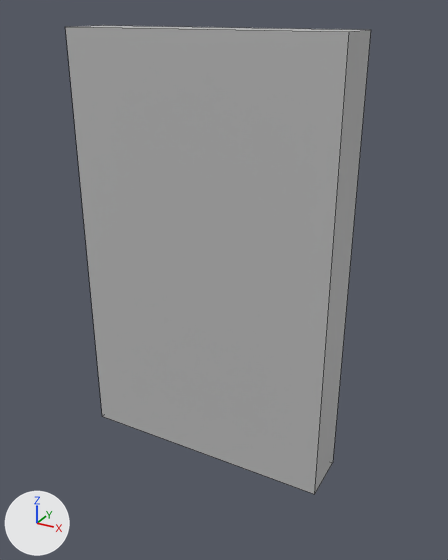
Renders of the FBX model Havoc Hotel/Assets/HavocHotel/Meshes/Window_001_Single.fbx from each side of a commit.
Before and after are seen from a camera (50 mm lens) standing at (1.073, -1.841, 1.861) and looking at (0.04, 0.036, 0.922). Arrows for +X, +Y and +Z are at lower left; the lights stay in place. Mesh edges are drawn as thin lines. Where no turn or scale is listed for an object, it has been applied to the vertices.

The first picture shows 'Window_001_Single'.
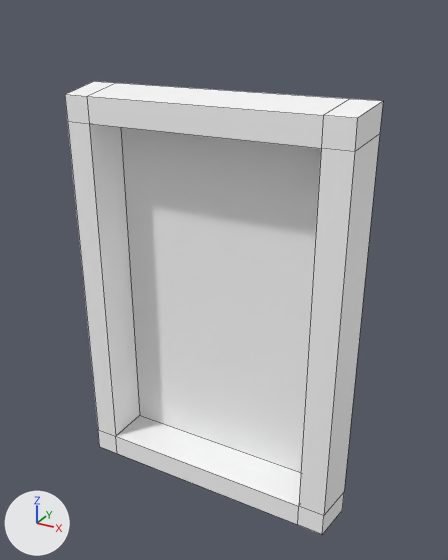
Location of each change, (x1, y1, x2, y2) in pixels of the pictures (448 x 560 px):
'Window_001_Single', reshaped, moved: before (66, 25, 371, 494); after (65, 81, 383, 534)

What changed in the scene script:
```text
Add mat_window_001_single_001:
    mat_window_001_single_001 = principled_material('Window_001_single_001')
    mat_window_001_single_001.base_color = (1.0, 1.0, 1.0)  # white #ffffff
Change me_mesh:
    used by ob_window_001_single; location = (0.0, 0.0, 1.0)
    remove me_mesh.from_pydata(...)  # 8 vertices, 6 faces; spans x -0.5..0.5, y -0.1..0.1, z -0.8..0.8
    remove me_mesh.materials.append(mat_lambert1)  # grey #bcbcbc
    add me_mesh.from_pydata(...)  # 32 vertices, 25 faces; spans x -0.56..0.56, y -0.09..0.09, z -0.01..1.6
    me_mesh part 1: the whole mesh is rebuilt
    add me_mesh.materials.append(mat_window_001_single_001)  # white #ffffff
Change ob_window_001_single:
    ob_window_001_single.location: (0.0, 0.0, 1.0) -> (0.0, 0.0, 0.0)
```
